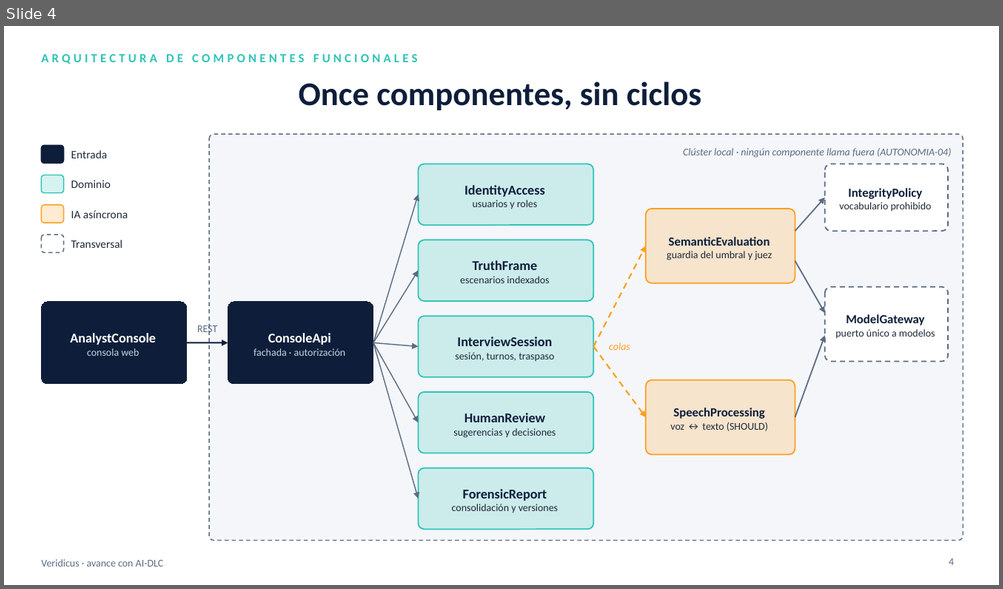
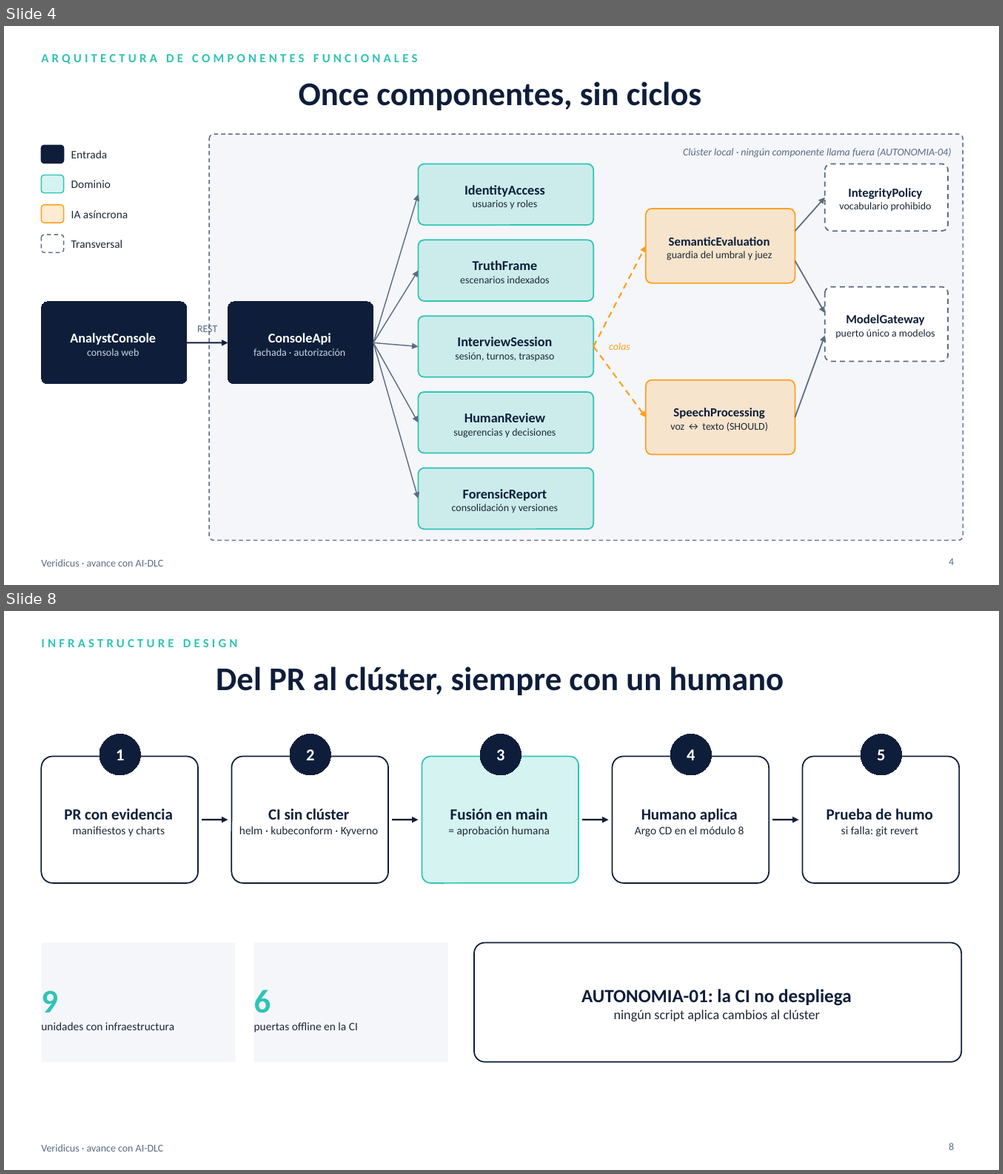
Before and after one commit to freyesJaveriana/tai, a slide deck: presentations/Veridicus_AIDLC_avance.pptx. Shown one above the other, each under a label of ours: slide 4 before the commit, slides 4 and 8 after it; the slides between them are not shown. The pictures are 1003x589 and 1003x1174 pixels, drawn with LibreOffice and Linux fonts; fonts in the diff are those of the drawing. Boxes give left, top, right and bottom in pixels: in the first picture for what was removed or moved away, otherwise in the second. Text is boxed around its words. In the diff, an @@ line names an element or a change of style, - is before the commit and + after.

```diff
--- a/presentations/Veridicus_AIDLC_avance.pptx
+++ b/presentations/Veridicus_AIDLC_avance.pptx
@@ slide 8 added at [4, 611, 999, 1170], background #FFFFFF; not listed: 1 template element that a slide beside it also shows @@
@@ text added at [41, 639, 238, 647], 12 pt, text #2EC4B6, bold @@
+INFRASTRUCTURE DESIGN
@@ title added at [216, 667, 784, 695], 32 pt, text #0E1E3A, bold @@
+Del PR al clúster, siempre con un humano
@@ ellipse added at [99, 734, 141, 775], fill #0E1E3A, outline #0E1E3A 0.75 pt, 16 pt, text #FFFFFF, bold @@
+1
@@ ellipse added at [290, 734, 331, 775], fill #0E1E3A, outline #0E1E3A 0.75 pt, 16 pt, text #FFFFFF, bold @@
+2
@@ ellipse added at [480, 734, 521, 775], fill #0E1E3A, outline #0E1E3A 0.75 pt, 16 pt, text #FFFFFF, bold @@
+3
@@ ellipse added at [670, 734, 711, 775], fill #0E1E3A, outline #0E1E3A 0.75 pt, 16 pt, text #FFFFFF, bold @@
+4
@@ ellipse added at [860, 734, 902, 775], fill #0E1E3A, outline #0E1E3A 0.75 pt, 16 pt, text #FFFFFF, bold @@
+5
@@ rounded rectangle added at [41, 757, 198, 883], fill #FFFFFF, outline #0E1E3A 1.25 pt, 11 pt, text #1F2937 @@
+PR con evidencia
+manifiestos y charts
@@ rounded rectangle added at [232, 757, 388, 883], fill #FFFFFF, outline #0E1E3A 1.25 pt, 11 pt, text #1F2937 @@
+CI sin clúster
+helm · kubeconform · Kyverno
@@ rounded rectangle added at [422, 757, 578, 883], fill #2EC4B6 at 20% opacity, outline #2EC4B6 1.25 pt, 11 pt, text #1F2937 @@
+Fusión en main
+= aprobación humana
@@ rounded rectangle added at [612, 757, 768, 883], fill #FFFFFF, outline #0E1E3A 1.25 pt, 11 pt, text #1F2937 @@
+Humano aplica
+Argo CD en el módulo 8
@@ rounded rectangle added at [802, 757, 959, 883], fill #FFFFFF, outline #0E1E3A 1.25 pt, 11 pt, text #1F2937 @@
+Prueba de humo
+si falla: git revert
@@ arrow added from (202, 820) to (227, 820), #0E1E3A 1.5 pt @@
@@ arrow added from (392, 820) to (418, 820), #0E1E3A 1.5 pt @@
@@ arrow added from (582, 820) to (609, 820), #0E1E3A 1.5 pt @@
@@ arrow added from (772, 820) to (799, 820), #0E1E3A 1.5 pt @@
@@ rectangle added at [41, 943, 236, 1062], fill #F4F6FA, 11 pt, text #1F2937 @@
+9
+unidades con infraestructura
@@ rectangle added at [254, 943, 448, 1062], fill #F4F6FA, 11 pt, text #1F2937 @@
+6
+puertas offline en la CI
@@ rounded rectangle added at [474, 943, 962, 1062], fill #FFFFFF, outline #0E1E3A 1.25 pt, 13 pt, text #1F2937 @@
+AUTONOMIA-01: la CI no despliega
+ningún script aplica cambios al clúster
@@ page number added at [948, 1143, 953, 1150], 10 pt, text #5B6B82 @@
+8
```
Also in this commit, not shown: 5 slides changed, 1 other slide added.
